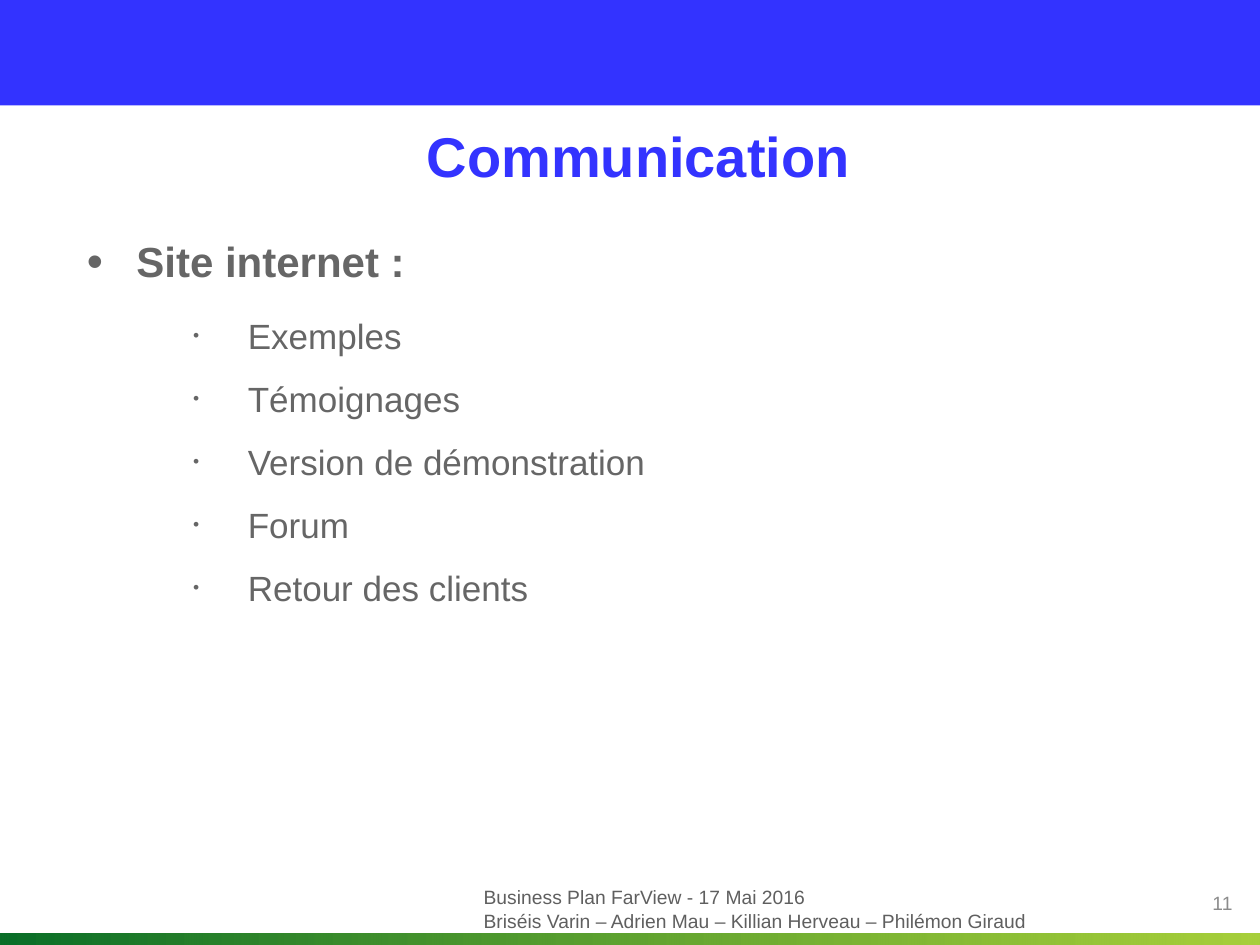
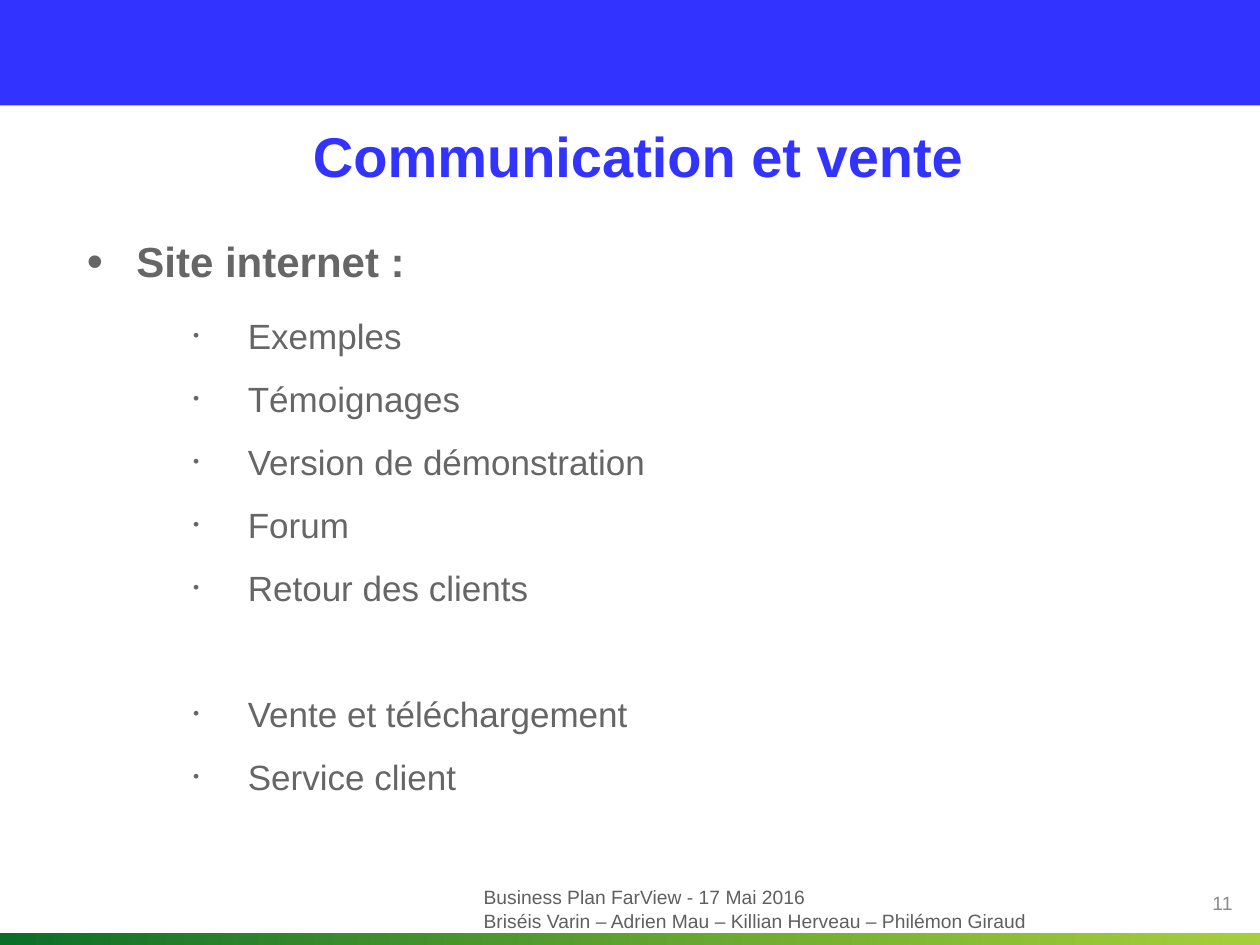
Before and after one commit to Killian-Herveau/PIMS, a slide deck: slide 11 of OppAffaire/Présentation orale/Présentation.pptx. Drawn at 1260x945 pixels with LibreOffice and Linux fonts; fonts in the diff are those of the drawing; background and template pictures are left out. Boxes give left, top, right and bottom in pixels: in the first picture for what was removed or moved away, otherwise in the second. Text is boxed around its words. In the diff, an @@ line names an element or a change of style, - is before the commit and + after.

Commit message:
pres orale

```diff
--- a/OppAffaire/Présentation orale/Présentation.pptx
+++ b/OppAffaire/Présentation orale/Présentation.pptx
@@ title at (313,136,963,178): text changed @@
-Communication
+Communication et vente
@@ text at (248,701,627,791): paragraphs added @@
+  • Vente et téléchargement
+  • Service client
```
